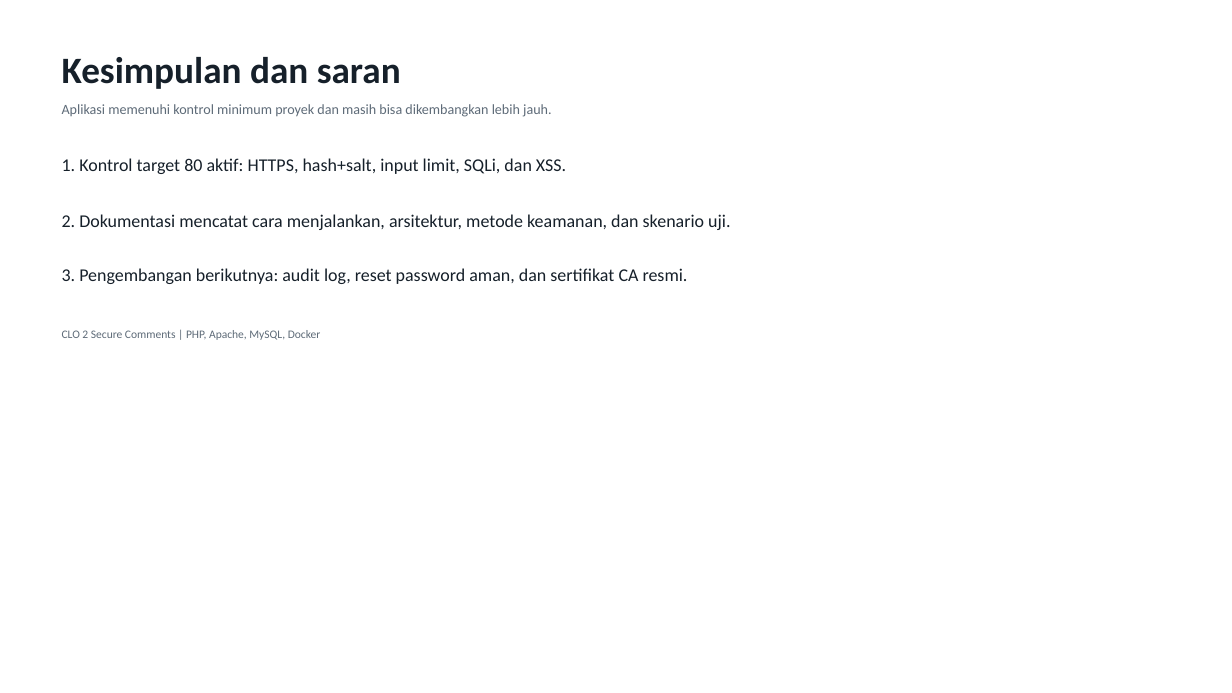
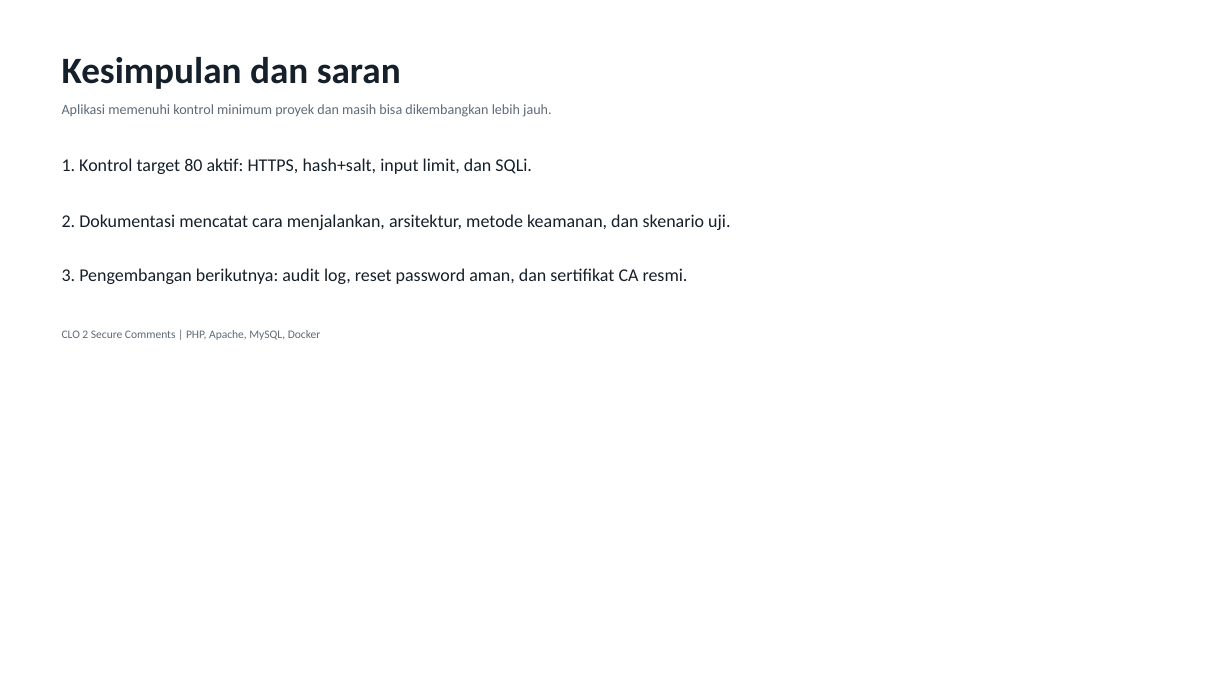
Before and after one commit to ArdeezYy/mawang_clo2, a slide deck: slide 7 of presentation/output/CLO2_Secure_Comments.pptx. Drawn at 1232x693 pixels with LibreOffice and Linux fonts; fonts in the diff are those of the drawing. Boxes give left, top, right and bottom in pixels: in the first picture for what was removed or moved away, otherwise in the second. Text is boxed around its words. In the diff, an @@ line names an element or a change of style, - is before the commit and + after.

Commit message:
Adjust secure branch to target 80 scope

```diff
--- a/presentation/output/CLO2_Secure_Comments.pptx
+++ b/presentation/output/CLO2_Secure_Comments.pptx
@@ text at [62,158,532,174]: text changed @@
-1. Kontrol target 80 aktif: HTTPS, hash+salt, input limit, SQLi, dan XSS.
+1. Kontrol target 80 aktif: HTTPS, hash+salt, input limit, dan SQLi.
```
Also in this commit, not shown: 5 other slides changed, 6 other files.
